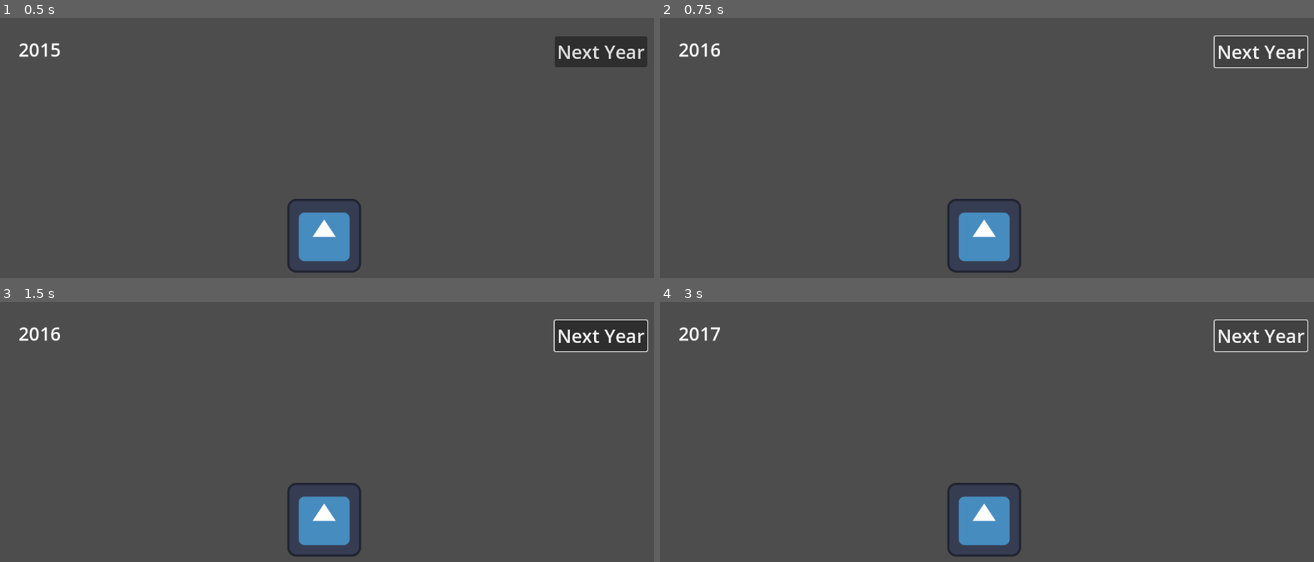
Above: before the commit, frames 1-4 (two rows, left to right).
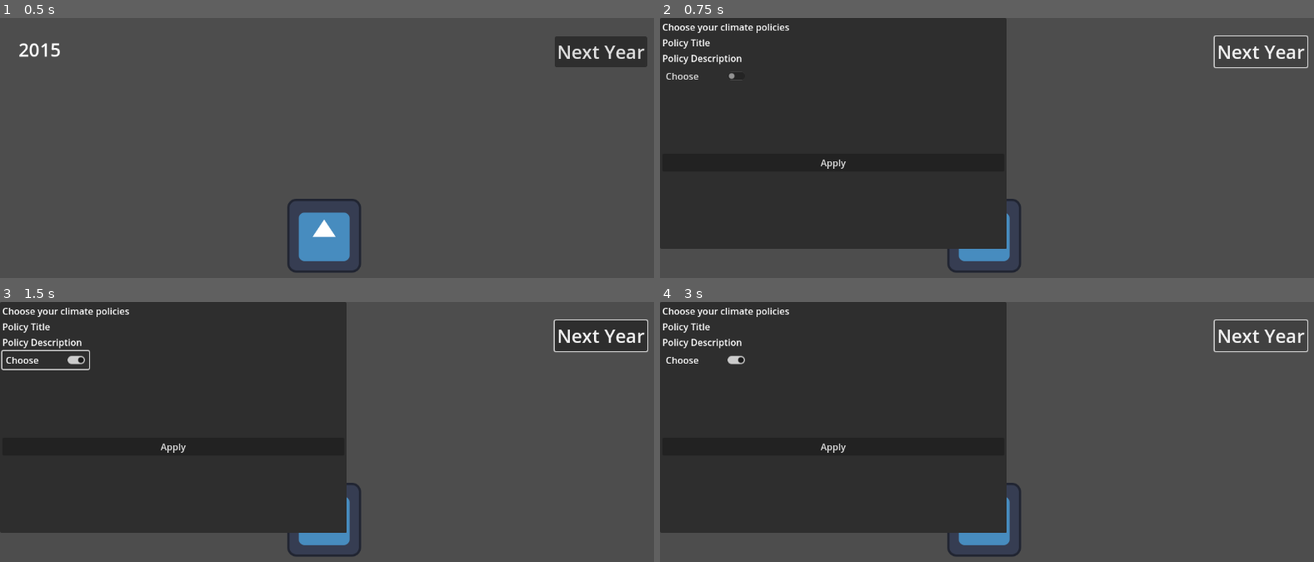
Above: after the commit, the same moments.

Repository: Open-Earth-Foundation/emissionary_game
Game: Godot game, scene res://scenes/game.tscn
Two runs of this game, one before a commit and one after it. Both use one fixed random seed, a clock stepped at 60 frames per second and the inputs below. The engine's default icon, where the game draws it, is replaced by a stand-in: a white triangle on a blue panel in a dark square.
Inputs (mouse positions are in pixels of both pictures, inside the frame that each line leads up to):
- Up to frame 1 (0.5 s): no input
- Up to frame 2 (0.75 s): click "Next Year" at 0.5 s
- Up to frame 3 (1.5 s): click (45, 359) at 1.25 s, where only the run after the commit has a clickable "Choose"
- Up to frame 4 (3 s): click (836, 447) at 2 s, where only the run after the commit has a clickable "Apply"; click "Next Year" at 2.75 s

Frame 1 is identical in both runs. In frame 2, 47% of the frame differs, in the area x 0-53%, y 0-89%; in frame 3, 47%; in frame 4, 47%.

Commit message:
feat: add decision-making popup
Signed-off-by: Evan Prodromou <evan@openearth.org>

Diff:
--- /dev/null
+++ b/decision_making.gd
@@ -0,0 +1,44 @@
+extends PopupPanel
+
+@onready var policyList = $VBoxContainer/PolicyList
+@onready var policyCard = $VBoxContainer/PolicyList/PolicyCard
+
+var available_policies = [
+	{
+		"title": "Waste to energy plant",
+		"description": "A plant for converting waste to energy",
+		"cost": 500000
+	},
+	{
+		"title": "Bus electrification program",
+		"description": "Electrify buses"
+	}
+]
+
+# Called when the node enters the scene tree for the first time.
+
+func choose_policies(ap):
+	return []
+
+func _ready():
+	var policies = choose_policies(available_policies)
+	var seenOnce = false
+	for policy in policies:
+		var newCard
+		if seenOnce:
+			newCard = policyCard.duplicate()
+		else:
+			newCard = policyCard
+			seenOnce = true
+		newCard.get_node('PolicyTitle').text = policy.title
+		newCard.get_node()
+		policyList.add_child(newCard)
+
+
+# Called every frame. 'delta' is the elapsed time since the previous frame.
+func _process(delta):
+	pass
+
+
+func _on_apply_button_pressed():
+	visible = false
--- /dev/null
+++ b/decision_making.tscn
@@ -0,0 +1,53 @@
+[gd_scene load_steps=2 format=3 uid="uid://b8yqqxef38ox0"]
+
+[ext_resource type="Script" path="res://decision_making.gd" id="1_q2ajv"]
+
+[node name="DecisionMaking" type="PopupPanel"]
+size = Vector2i(600, 400)
+visible = true
+script = ExtResource("1_q2ajv")
+
+[node name="VBoxContainer" type="VBoxContainer" parent="."]
+anchors_preset = 15
+anchor_right = 1.0
+anchor_bottom = 1.0
+offset_left = 4.0
+offset_top = 4.0
+offset_right = -4.0
+offset_bottom = -4.0
+grow_horizontal = 2
+grow_vertical = 2
+
+[node name="DecisionMakingTitle" type="Label" parent="VBoxContainer"]
+layout_mode = 2
+text = "Choose your climate policies"
+
+[node name="PolicyList" type="HBoxContainer" parent="VBoxContainer"]
+layout_mode = 2
+
+[node name="PolicyCard" type="VBoxContainer" parent="VBoxContainer/PolicyList"]
+custom_minimum_size = Vector2(150, 200)
+layout_mode = 2
+
+[node name="PolicyTitle" type="Label" parent="VBoxContainer/PolicyList/PolicyCard"]
+layout_mode = 2
+text = "Policy Title
+"
+
+[node name="PolicyDescription" type="RichTextLabel" parent="VBoxContainer/PolicyList/PolicyCard"]
+layout_mode = 2
+text = "Policy Description
+"
+fit_content = true
+
+[node name="CheckButton" type="CheckButton" parent="VBoxContainer/PolicyList/PolicyCard"]
+layout_mode = 2
+text = "Choose
+"
+
+[node name="ApplyButton" type="Button" parent="VBoxContainer"]
+layout_mode = 2
+text = "Apply
+"
+
+[connection signal="pressed" from="VBoxContainer/ApplyButton" to="." method="_on_apply_button_pressed"]
--- a/scenes/game.tscn
+++ b/scenes/game.tscn
@@ -1,7 +1,8 @@
-[gd_scene load_steps=3 format=3 uid="uid://ch2ujipmh7p8u"]
+[gd_scene load_steps=4 format=3 uid="uid://ch2ujipmh7p8u"]
 
 [ext_resource type="Script" path="res://scripts/game.gd" id="1_ned3q"]
 [ext_resource type="Texture2D" uid="uid://b8cpjc64wjvyn" path="res://icon.svg" id="1_utdav"]
+[ext_resource type="PackedScene" uid="uid://b8yqqxef38ox0" path="res://decision_making.tscn" id="3_s4f7i"]
 
 [node name="Game" type="Node2D"]
 script = ExtResource("1_ned3q")
@@ -39,4 +40,7 @@
 position = Vector2(561, 377)
 texture = ExtResource("1_utdav")
 
+[node name="DecisionMaking" parent="." instance=ExtResource("3_s4f7i")]
+visible = false
+
 [connection signal="pressed" from="CanvasLayer/MarginContainer/NextYearButton" to="." method="_on_next_year_button_pressed"]
--- a/scripts/game.gd
+++ b/scripts/game.gd
@@ -4,6 +4,7 @@
 
 @onready var button: Button = %Button
 @onready var year_label: Label = %YearLabel
+@onready var decision_making = $DecisionMaking
 
 func _ready() -> void:
 	pass
@@ -13,4 +14,4 @@
 
 func _on_next_year_button_pressed() -> void:
 	current_year += 1
-	year_label.text = str(current_year)
+	decision_making.show()
